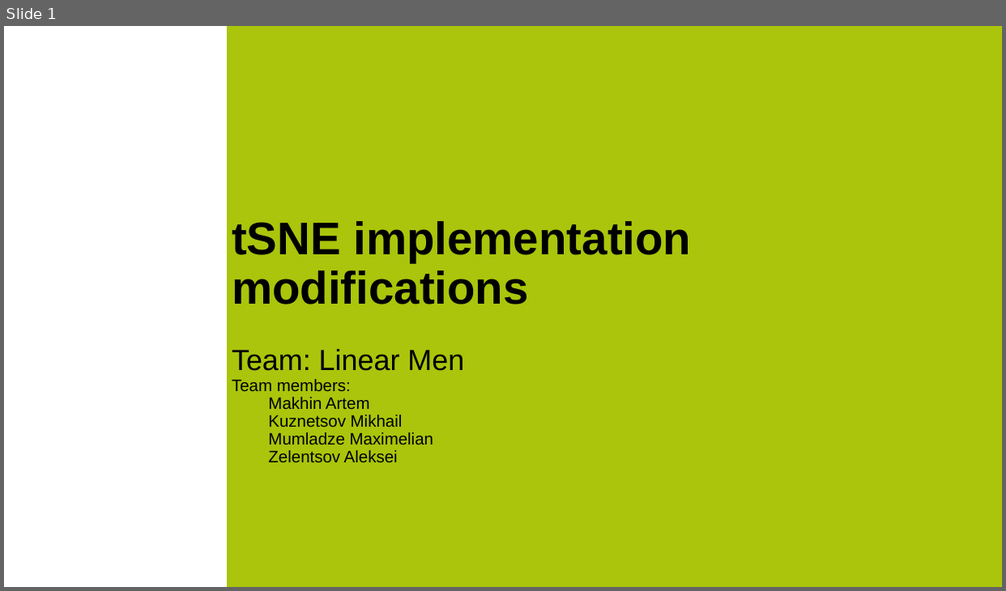
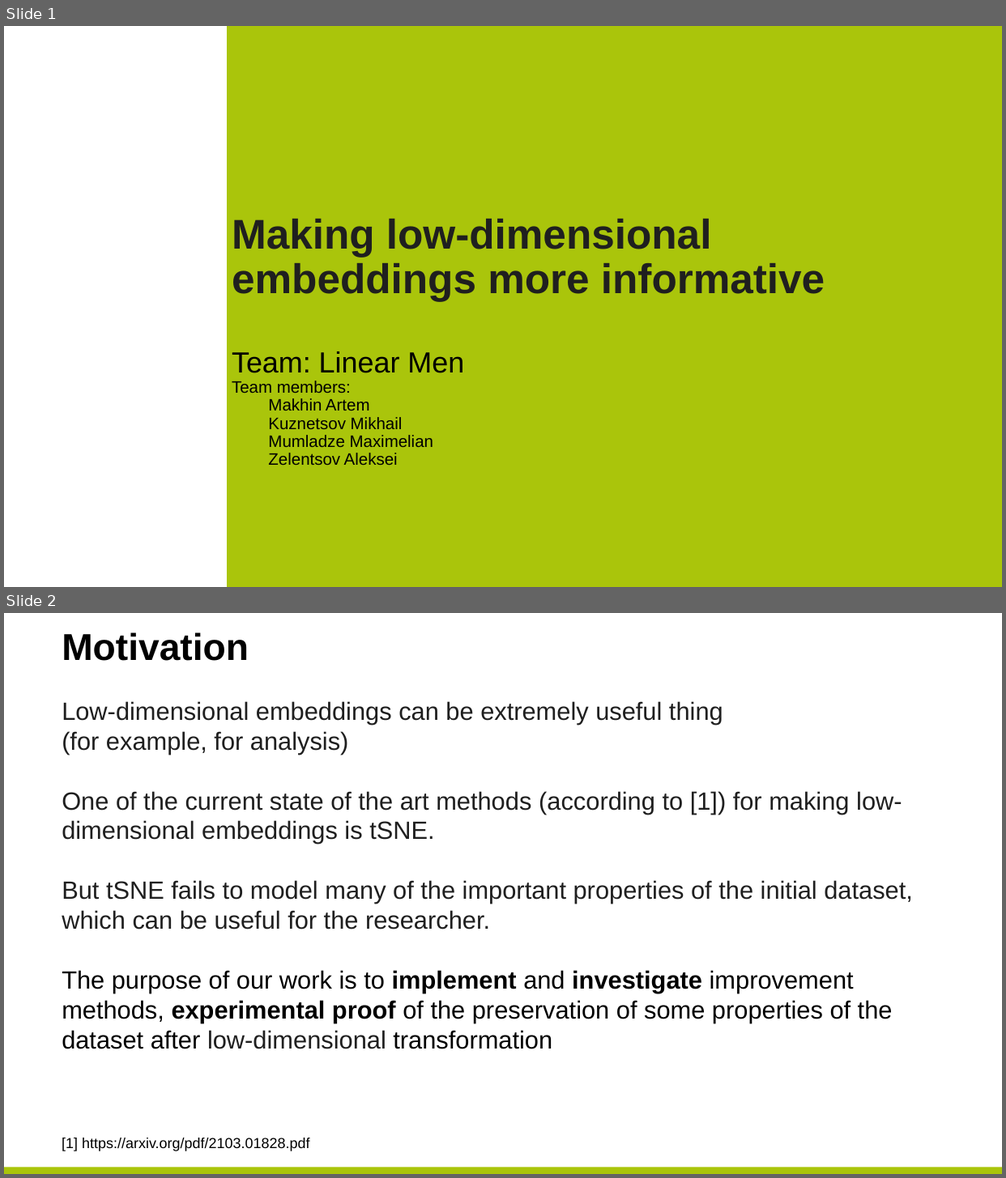
Before and after one commit to Recap-Minutes-of-Meetings/tsne, a slide deck: preso.pptx. Shown one above the other, each under a label of ours: slide 1 before the commit, slides 1 and 2 after it. The pictures are 1006x591 and 1006x1178 pixels, drawn with LibreOffice and Linux fonts; fonts in the diff are those of the drawing; background and template pictures are left out. Boxes give left, top, right and bottom in pixels: in the first picture for what was removed or moved away, otherwise in the second. Text is boxed around its words. In the diff, an @@ line names an element or a change of style, - is before the commit and + after.

```diff
--- a/preso.pptx
+++ b/preso.pptx
@@ slide 2 added at (4,613,1002,1174), background #FFFFFF @@
@@ title added at (62,632,249,661), 36 pt, text #000000, bold @@
+Motivation
@@ text added at (62,701,913,1050), 24 pt, text #1F1F1F @@
+Low-dimensional embeddings can be extremely useful thing
+(for example, for analysis)
+One of the current state of the art methods (according to [1]) for making low-dimensional embeddings is tSNE.
+But tSNE fails to model many of the important properties of the initial dataset, which can be useful for the researcher.
+The purpose of our work is to implement and investigate improvement methods, experimental proof of the preservation of some properties of the dataset after low-dimensional transformation
@@ text added at (62,1138,310,1152), 14 pt, text #000000 @@
+[1] https://arxiv.org/pdf/2103.01828.pdf
@@ rectangle added at (4,1168,1002,1174), fill #AAC50B @@
@@ slide 1 changed as well @@
@@ text at (232,219,825,301): text changed; size 44 to 40 pt; text colour #000000 to #1F1F1F @@
-tSNE implementation modifications
+Making low-dimensional embeddings more informative
```
Also in this commit, not shown: 5 other slides changed, 7 other slides added, 1 slide removed.
